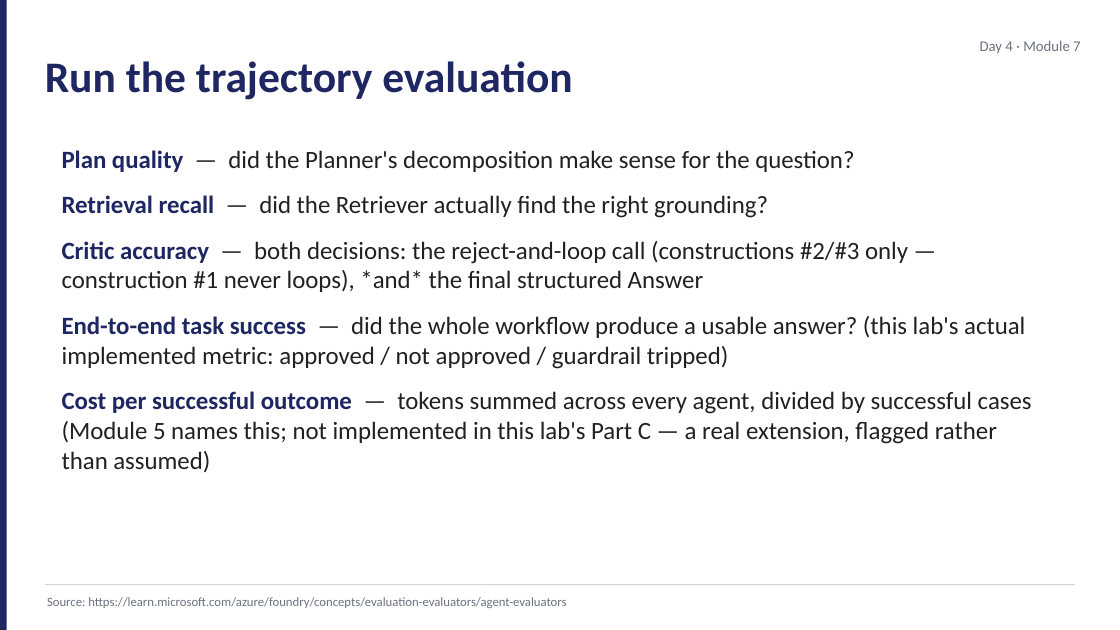
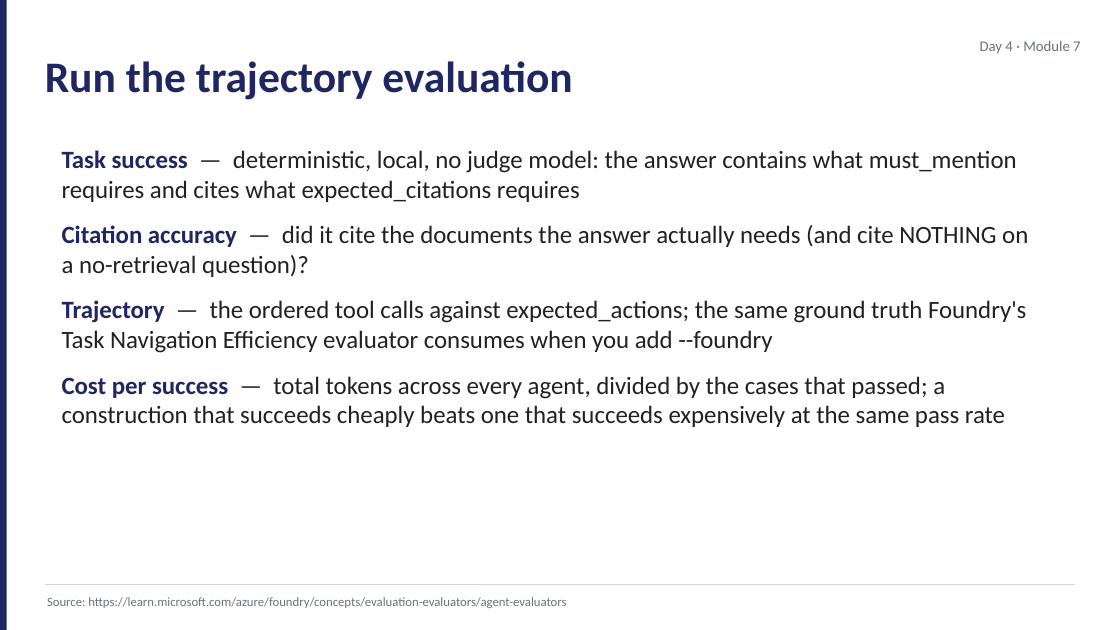
Before and after one commit to JimPiquant/Building-AI-Apps-and-Agents, a slide deck: slide 9 of decks/day4/module-7-lab-kickoff.pptx. Drawn at 1120x630 pixels with LibreOffice and Linux fonts; fonts in the diff are those of the drawing. Boxes give left, top, right and bottom in pixels: in the first picture for what was removed or moved away, otherwise in the second. Text is boxed around its words. In the diff, an @@ line names an element or a change of style, - is before the commit and + after.

```diff
--- a/decks/day4/module-7-lab-kickoff.pptx
+++ b/decks/day4/module-7-lab-kickoff.pptx
@@ text at (62, 150, 1028, 427): text changed @@
-• Plan quality — did the Planner's decomposition make sense for the question?
-• Retrieval recall — did the Retriever actually find the right grounding?
-• Critic accuracy — both decisions: the reject-and-loop call (constructions #2/#3 only — construction #1 never loops), *and* the final structured Answer
-• End-to-end task success — did the whole workflow produce a usable answer? (this lab's actual implemented metric: approved / not approved / guardrail tripped)
-• Cost per successful outcome — tokens summed across every agent, divided by successful cases (Module 5 names this; not implemented in this lab's Part C — a real extension, flagged rather than assumed)
+• Task success — deterministic, local, no judge model: the answer contains what must_mention requires and cites what expected_citations requires
+• Citation accuracy — did it cite the documents the answer actually needs (and cite NOTHING on a no-retrieval question)?
+• Trajectory — the ordered tool calls against expected_actions; the same ground truth Foundry's Task Navigation Efficiency evaluator consumes when you add --foundry
+• Cost per success — total tokens across every agent, divided by the cases that passed; a construction that succeeds cheaply beats one that succeeds expensively at the same pass rate
```
Also in this commit, not shown: 11 other slides changed, 18 other files.
